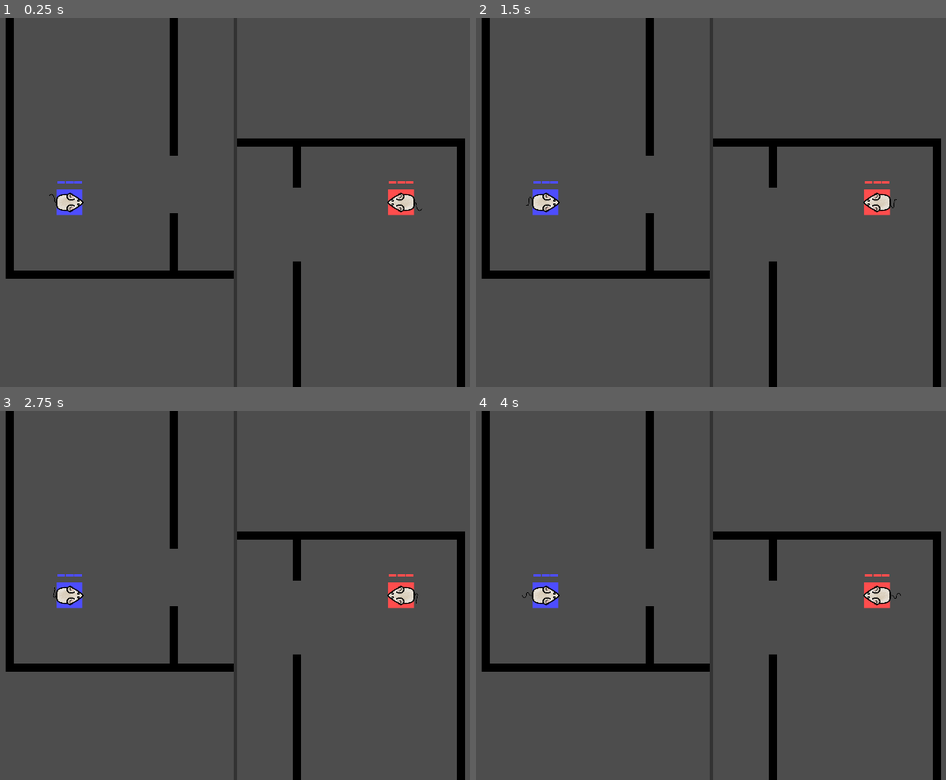
Above: before the commit, frames 1-4 (two rows, left to right).
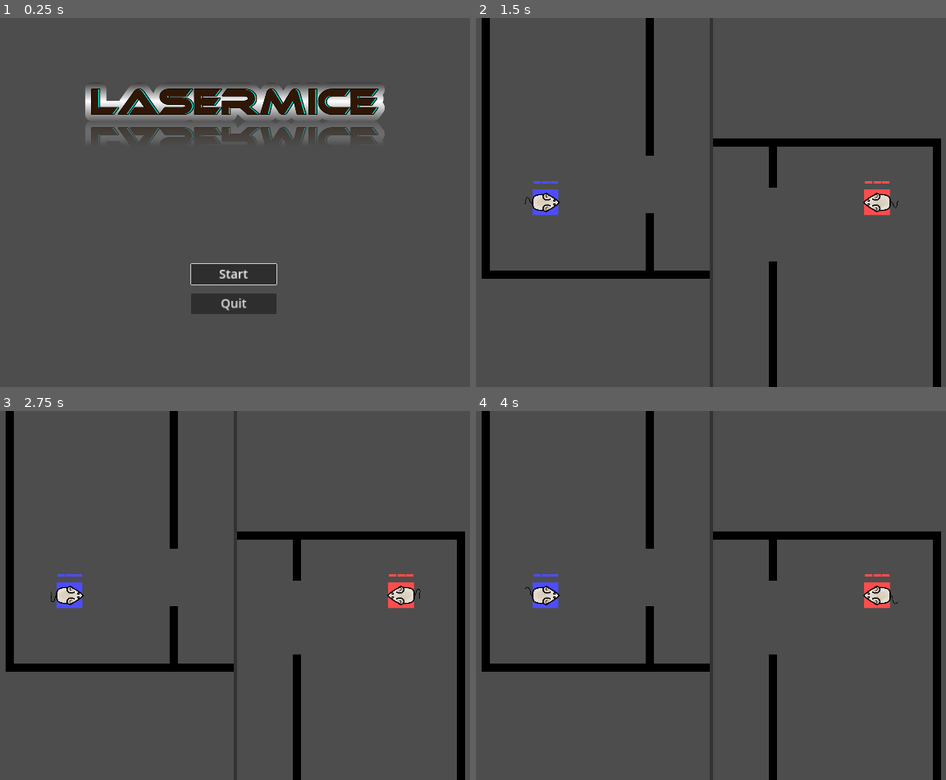
Above: after the commit, the same moments.

Repository: meyegui/laser-mice
Game: Godot game, scene res://scenes/start_screen.tscn
Same seed, same stepped clock (60 frames per second), same inputs: the game is played once before the commit and once after it. Before the commit the project starts from res://scenes/game.tscn.
Inputs (mouse positions are in pixels of both pictures, inside the frame that each line leads up to):
- Up to frame 1 (0.25 s): no input
- Up to frame 2 (1.5 s): click (711, 272) at 0.5 s, where only the run after the commit has a clickable "Start"
- Up to frame 3 (2.75 s): no input
- Up to frame 4 (4 s): tap Enter at 3.5 s

The runs differ from the first frame. In frame 1, 15% of the frame differs, in the area x 1-99%, y 0-100%; in frame 2, less than 0.1%; in frame 3, less than 0.1%; in frame 4, less than 0.1%.

Commit message:
Start screen

Diff:
--- a/scenes/level_01.tscn
+++ b/levels/level_01.tscn
@@ -1,12 +1,12 @@
 [gd_scene load_steps=7 format=3 uid="uid://d2wkc4ex1mueg"]
 
-[ext_resource type="PackedScene" uid="uid://cyihqhuv8y634" path="res://scenes/laser_mouse.tscn" id="1_r7qp5"]
-[ext_resource type="PackedScene" uid="uid://bdjjpsdtuetdn" path="res://scenes/home.tscn" id="2_j7cyh"]
-[ext_resource type="PackedScene" uid="uid://bynpjr18b2led" path="res://scenes/cheese.tscn" id="3_6wcfd"]
-[ext_resource type="Texture2D" uid="uid://dg83j2b27m6jo" path="res://sprites/Tile-Set.png" id="4_0uynl"]
+[ext_resource type="PackedScene" uid="uid://bdjjpsdtuetdn" path="res://scenes/home.tscn" id="1_jk7lr"]
+[ext_resource type="PackedScene" uid="uid://cyihqhuv8y634" path="res://scenes/laser_mouse.tscn" id="2_pld1p"]
+[ext_resource type="PackedScene" uid="uid://bynpjr18b2led" path="res://scenes/cheese.tscn" id="3_4egmc"]
+[ext_resource type="Texture2D" uid="uid://dg83j2b27m6jo" path="res://sprites/Tile-Set.png" id="4_honyf"]
 
 [sub_resource type="TileSetAtlasSource" id="TileSetAtlasSource_duf1v"]
-texture = ExtResource("4_0uynl")
+texture = ExtResource("4_honyf")
 texture_region_size = Vector2i(32, 32)
 0:0/0 = 0
 0:0/0/physics_layer_0/linear_velocity = Vector2(0, 0)
--- a/scenes/level_02.tscn
+++ b/levels/level_02.tscn
@@ -1,6 +1,5 @@
-[gd_scene load_steps=8 format=3 uid="uid://b7ovtgtrfebfr"]
+[gd_scene load_steps=7 format=3 uid="uid://b7ovtgtrfebfr"]
 
-[ext_resource type="Script" path="res://scripts/camera.gd" id="1_1gsfp"]
 [ext_resource type="PackedScene" uid="uid://bdjjpsdtuetdn" path="res://scenes/home.tscn" id="1_ni58h"]
 [ext_resource type="PackedScene" uid="uid://cyihqhuv8y634" path="res://scenes/laser_mouse.tscn" id="2_5piek"]
 [ext_resource type="PackedScene" uid="uid://bynpjr18b2led" path="res://scenes/cheese.tscn" id="3_8jy08"]
@@ -31,9 +30,7 @@
 physics_layer_0/collision_layer = 1
 sources/1 = SubResource("TileSetAtlasSource_qol3x")
 
-[node name="Level02" type="Control"]
-layout_mode = 3
-anchors_preset = 0
+[node name="Level02" type="Node2D"]
 
 [node name="Homes" type="Node2D" parent="."]
 
@@ -62,9 +59,3 @@
 tile_set = SubResource("TileSet_b5h6i")
 format = 2
 layer_0/tile_data = PackedInt32Array(0, 1, 0, 65536, 1, 0, 131072, 1, 0, 196608, 1, 0, 262144, 1, 0, 327680, 1, 0, 3932 …(6633 unchanged characters)…
-
-[node name="Camera0" type="Camera2D" parent="." node_paths=PackedStringArray("target")]
-position = Vector2(250, 790)
-position_smoothing_enabled = true
-script = ExtResource("1_1gsfp")
-target = NodePath("../Players/Guigui")
--- a/project.godot
+++ b/project.godot
@@ -11,7 +11,7 @@
 [application]
 
 config/name="LaserMice"
-run/main_scene="res://scenes/game.tscn"
+run/main_scene="res://scenes/start_screen.tscn"
 config/features=PackedStringArray("4.2", "Mobile")
 config/icon="res://icon.svg"
 
@@ -28,6 +28,7 @@
 
 window/size/viewport_width=1920
 window/size/viewport_height=1080
+window/size/mode=2
 window/stretch/mode="canvas_items"
 
 [filesystem]
@@ -42,9 +43,7 @@
 "events": [Object(InputEventKey,"resource_local_to_scene":false,"resource_name":"","device":0,"window_id":0,"alt_presse …(181 unchanged characters)…
 , Object(InputEventKey,"resource_local_to_scene":false,"resource_name":"","device":0,"window_id":0,"alt_pressed":false,"shift_pressed":false,"ctrl_pressed":false,"meta_pressed":false,"pressed":false,"keycode":4194310,"physical_keycode":0,"key_label":0,"unicode":0,"echo":false,"script":null)
 , Object(InputEventKey,"resource_local_to_scene":false,"resource_name":"","device":0,"window_id":0,"alt_pressed":false,"shift_pressed":false,"ctrl_pressed":false,"meta_pressed":false,"pressed":false,"keycode":32,"physical_keycode":0,"key_label":0,"unicode":32,"echo":false,"script":null)
-, Object(InputEventJoypadButton,"resource_local_to_scene":false,"resource_name":"","device":-1,"button_index":0,"pressure":0.0,"pressed":true,"script":null)
 , Object(InputEventJoypadButton,"resource_local_to_scene":false,"resource_name":"","device":-1,"button_index":1,"pressure":0.0,"pressed":true,"script":null)
-, Object(InputEventJoypadButton,"resource_local_to_scene":false,"resource_name":"","device":-1,"button_index":2,"pressure":0.0,"pressed":true,"script":null)
 ]
 }
 player0_up={
--- a/scenes/game.tscn
+++ b/scenes/game.tscn
@@ -1,6 +1,5 @@
-[gd_scene load_steps=3 format=3 uid="uid://dxl0a66bln7vi"]
+[gd_scene load_steps=2 format=3 uid="uid://dxl0a66bln7vi"]
 
-[ext_resource type="PackedScene" uid="uid://d2wkc4ex1mueg" path="res://scenes/level_01.tscn" id="1_5ug37"]
 [ext_resource type="Script" path="res://scripts/game.gd" id="1_d4yg3"]
 
 [node name="Game" type="Control"]
@@ -27,7 +26,7 @@
 size = Vector2i(960, 1080)
 render_target_update_mode = 4
 
-[node name="Level" parent="HBoxContainer/SubViewportContainer/SubViewport" instance=ExtResource("1_5ug37")]
+[node name="Level" type="Node2D" parent="HBoxContainer/SubViewportContainer/SubViewport"]
 
 [node name="Camera2D" type="Camera2D" parent="HBoxContainer/SubViewportContainer/SubViewport"]
 position = Vector2(250, 790)
--- a/scenes/game_over.tscn
+++ b/scenes/game_over.tscn
@@ -90,8 +90,8 @@
 [node name="GameOver" type="Control"]
 layout_mode = 3
 anchors_preset = 0
-offset_right = 40.0
-offset_bottom = 40.0
+offset_right = 1920.0
+offset_bottom = 1080.0
 script = ExtResource("1_3lwnl")
 
 [node name="Background" type="ColorRect" parent="."]
--- /dev/null
+++ b/scenes/start_screen.tscn
@@ -0,0 +1,39 @@
+[gd_scene load_steps=3 format=3 uid="uid://dut4qwhcs742a"]
+
+[ext_resource type="Script" path="res://scripts/start_screen.gd" id="1_tqsle"]
+[ext_resource type="Texture2D" uid="uid://ctlgkdcyw6qmb" path="res://sprites/Laser-Mice-Logo.png" id="2_wdtqy"]
+
+[node name="StartScreen" type="Control"]
+layout_mode = 3
+anchors_preset = 15
+anchor_right = 1.0
+anchor_bottom = 1.0
+offset_right = 1920.0
+offset_bottom = 1080.0
+grow_horizontal = 2
+grow_vertical = 2
+script = ExtResource("1_tqsle")
+
+[node name="StartButton" type="Button" parent="."]
+layout_mode = 2
+offset_left = 835.0
+offset_top = 720.0
+offset_right = 1085.0
+offset_bottom = 780.0
+focus_neighbor_bottom = NodePath("../QuitButton")
+theme_override_font_sizes/font_size = 36
+text = "Start"
+
+[node name="QuitButton" type="Button" parent="."]
+layout_mode = 2
+offset_left = 835.0
+offset_top = 806.0
+offset_right = 1085.0
+offset_bottom = 866.0
+focus_neighbor_top = NodePath("../StartButton")
+theme_override_font_sizes/font_size = 36
+text = "Quit"
+
+[node name="Logo" type="Sprite2D" parent="."]
+position = Vector2(963, 293)
+texture = ExtResource("2_wdtqy")
--- a/scripts/game.gd
+++ b/scripts/game.gd
@@ -1,34 +1,75 @@
-@tool
 extends Control
 
-@onready var players: Dictionary = {
-	0: {
-		viewport = $HBoxContainer/SubViewportContainer/SubViewport,
-		camera = $HBoxContainer/SubViewportContainer/SubViewport/Camera2D,
-		player = $HBoxContainer/SubViewportContainer/SubViewport/Level/Players/Guigui,
-	},
-	1: {
-		viewport = $HBoxContainer/SubViewportContainer2/SubViewport,
-		camera = $HBoxContainer/SubViewportContainer2/SubViewport/Camera2D,
-		player = $HBoxContainer/SubViewportContainer/SubViewport/Level/Players/Pépette,
-	},
-}
+@onready var viewports: Array[SubViewport] = [
+	$HBoxContainer/SubViewportContainer/SubViewport,
+	$HBoxContainer/SubViewportContainer2/SubViewport,
+]
+
+@onready var cameras: Array[Camera2D] = [
+	$HBoxContainer/SubViewportContainer/SubViewport/Camera2D,
+	$HBoxContainer/SubViewportContainer2/SubViewport/Camera2D,
+]
 
 func _ready() -> void:
-	Common.level = $HBoxContainer/SubViewportContainer/SubViewport/Level
+	if Common.level == null:
+		assert(false, "No level is loaded")
+
+	set_level(Common.level, true)
 
 	# Share the world across viewports
-	players[1].viewport.world_2d = players[0].viewport.world_2d
+	if count_players() == 0:
+		assert(false, "No players are set")
+
+	viewports[1].world_2d = viewports[0].world_2d
 
 	_position_cameras()
 
 func _process(_delta: float) -> void:
-	if Engine.is_editor_hint():
-		return
-
 	_position_cameras()
 
 # Make cameras track players
 func _position_cameras() -> void:
-	for p: Dictionary in players.values():
-		p.camera.global_position = p.player.global_position
+	for i in range(viewports.size()):
+		var camera: Camera2D = cameras[i]
+		if camera == null:
+			print("_position_cameras: cancel because camera %d is null" % i)
+			return
+
+		var player: LaserMouse = get_player(i)
+		if player == null:
+			print("_position_cameras: cancel because player %d is null" % i)
+			return
+
+		camera.global_position = player.global_position
+
+func set_level(level: Node2D, force: bool=false) -> void:
+	var current_level: Node2D = $HBoxContainer/SubViewportContainer/SubViewport/Level
+
+	if not force:
+		if Common.level == level:
+			print("set_level: cancel because same")
+			return
+
+		if level == null:
+			print("set_level: cancel because null")
+			return
+
+	Common.level = level
+
+	if level != null:
+		Common.level.name = "Level"
+		current_level.free()
+		$HBoxContainer/SubViewportContainer/SubViewport.add_child(Common.level)
+
+func get_player(player_id: int) -> LaserMouse:
+	var players: Node = $HBoxContainer/SubViewportContainer/SubViewport/Level/Players
+	for player: Node in players.get_children():
+		var laser_mouse: LaserMouse = player as LaserMouse
+		if laser_mouse.player_id == player_id:
+			return laser_mouse
+
+	return null
+
+func count_players() -> int:
+	var players: Node = $HBoxContainer/SubViewportContainer/SubViewport/Level/Players
+	return players.get_child_count()
--- /dev/null
+++ b/scripts/start_screen.gd
@@ -0,0 +1,20 @@
+class_name StartScreen
+extends Node
+
+const GAME: PackedScene = preload ("res://scenes/game.tscn")
+
+@onready var start_button: Button = $StartButton
+@onready var quit_button: Button = $QuitButton
+
+func _ready() -> void:
+	start_button.pressed.connect(on_start_pressed)
+	quit_button.pressed.connect(on_quit_pressed)
+
+	start_button.grab_focus()
+
+func on_start_pressed() -> void:
+	Common.level = load("res://levels/level_01.tscn").instantiate()
+	get_tree().change_scene_to_packed(GAME)
+
+func on_quit_pressed() -> void:
+	get_tree().quit()
Not shown: 1 places in levels/level_01.tscn that only renumber resources
Binary file added: sprites/Laser-Mice-Logo.png
Not shown, added: sprites/Laser-Mice-Logo.png.import
Not shown, changed: README.md
